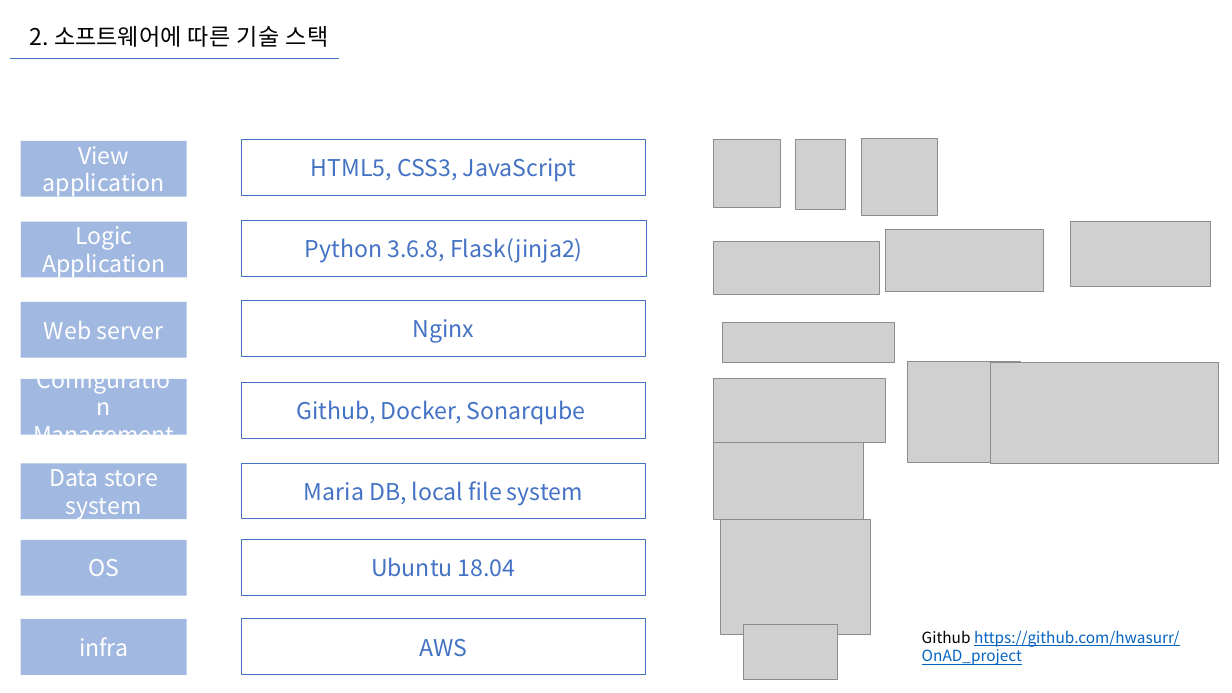
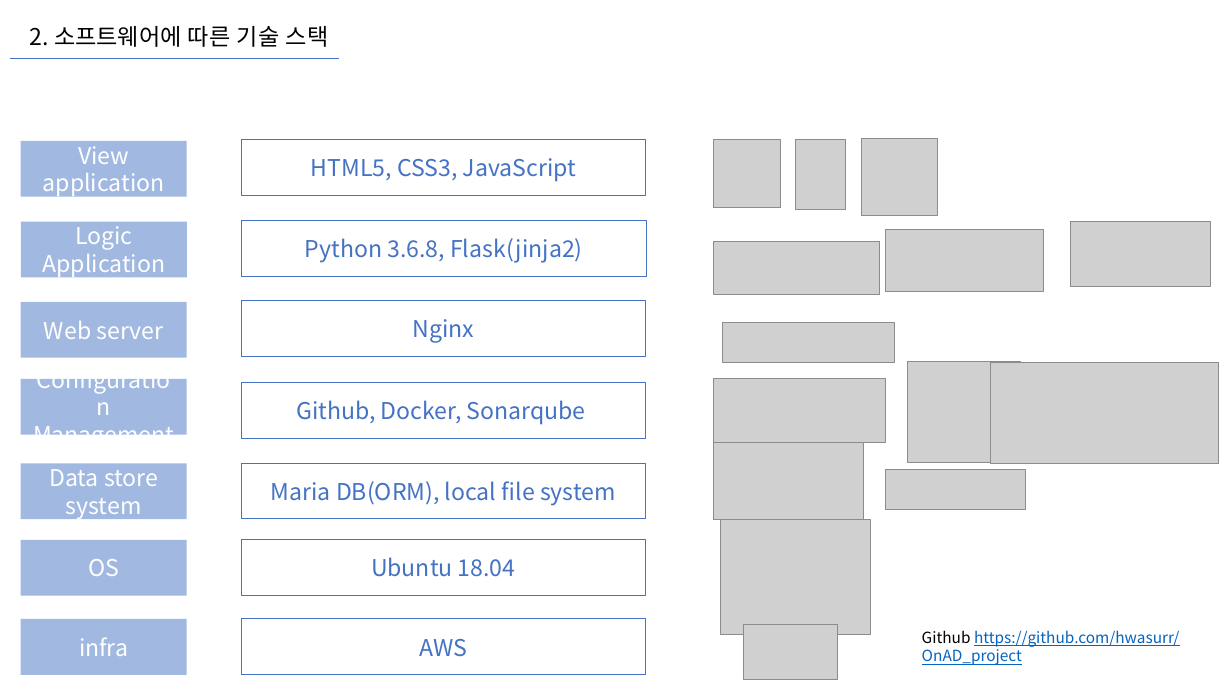
Before and after one commit to chanuuuuu/OnAD_project, a slide deck: slide 3 of docs/19_시스템구성도/시스템구성도.pptx. Drawn at 1232x693 pixels with LibreOffice and Linux fonts; fonts in the diff are those of the drawing; grey boxes stand for pictures. Boxes give left, top, right and bottom in pixels: in the first picture for what was removed or moved away, otherwise in the second. Text is boxed around its words. In the diff, an @@ line names an element or a change of style, - is before the commit and + after.

```diff
--- a/docs/19_시스템구성도/시스템구성도.pptx
+++ b/docs/19_시스템구성도/시스템구성도.pptx
@@ picture added at (885,470,1026,509) @@
@@ text in rectangle at (271,481,616,505): text changed @@
-Maria DB, local file system
+Maria DB(ORM), local file system
```
Also in this commit, not shown: 2 other slides changed, 2 slides added, 1 slide removed.
